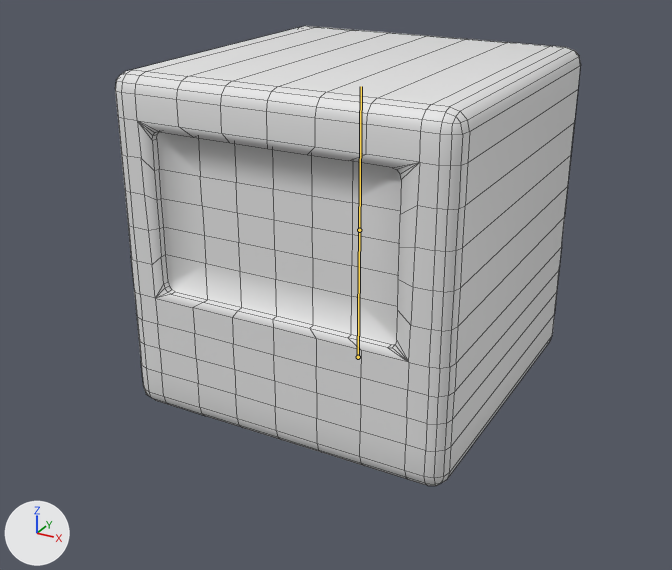
The FBX model Assets/Visual/FBX/Characters/Cube_Rect_Face.fbx as it was, and as the next commit left it.
Both versions are drawn from a camera (50 mm lens) standing at (1.146, -2.223, 0.906) and looking at (-0.029, -0.087, -0.162). Lighting does not change. The marker at lower left points along +X, +Y and +Z. The bones that bend it are drawn over the model as lines. Mesh edges are drawn as thin lines.

Objects in the first picture: 'Body Rectangle Face'.
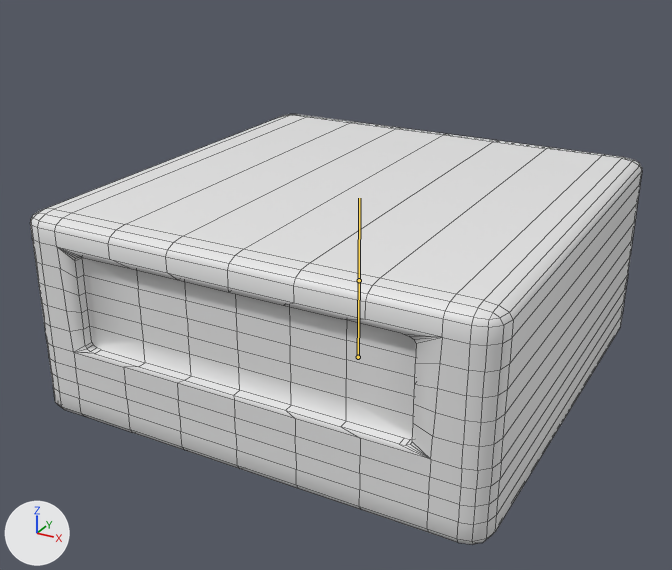
The newer file adds an action. The first version stands in its rest pose; the second is drawn at frame 12 of the action 'Armature.006|Squish'.

Location of each change, (x1, y1, x2, y2) in pixels of the pictures (672 x 570 px):
'Body Rectangle Face', posed (31% wider, 7% shorter): before (115, 26, 581, 486); after (30, 114, 642, 544)
bone 'Bone', root to tip: before (358, 357) to (359, 230); after (358, 357) to (359, 280)

The change, as a diff of the scene's bpy script:
```diff
--- a/Assets/Visual/FBX/Characters/Cube_Rect_Face.fbx.py
+++ b/Assets/Visual/FBX/Characters/Cube_Rect_Face.fbx.py
@@ bone_bone @@
 bone_bone = bpy.data.objects['Armature.006'].pose.bones['Bone']
-bone_bone.scale = (1.0, 1.0, 1.0)
+bone_bone.scale = (1.37, 0.62, 1.39)
```
